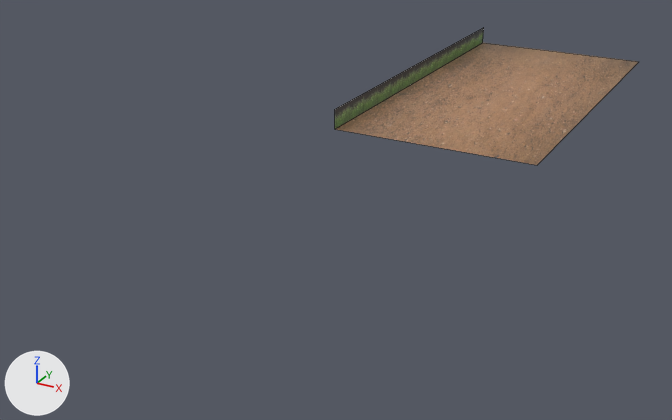
Renders of the Blender file assets/gfx/playfield/map.blend from each side of a commit.
The view is the same before and after, from a camera (50 mm lens) standing at (20.6, -37.2, 14.4) and looking at (1.9, -3.3, -2.6). The lights are fixed; the arrows at lower left show +X, +Y and +Z. Mesh edges are drawn as thin lines.
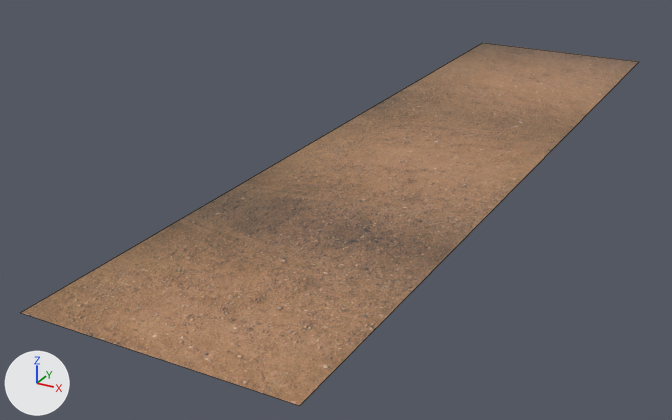
Where the change shows, as pixel boxes [x1, y1, x2, y2] in the pictures (672 x 420 px):
'Plane', surface changed, reshaped (103% wider, 164% taller)
    before: [335, 28, 639, 165]
    after: [21, 43, 639, 406]

The change in detail:
me_plane is used by ob_plane; location (0.0, 0.0, 0.0).
Verts and faces of me_plane; kept vertices keep their numbers, new ones are numbered from 6.
Before the commit, vertices of me_plane: 0 (0.0, 0.0, 0.0) at pixel (334, 129), 1 (10.0, 0.0, 0.0) at pixel (537, 165), 2 (0.0, 20.0, 0.0) at pixel (482, 42), 3 (10.0, 20.0, 0.0) at pixel (639, 61), 4 (0.0, 0.0, 1.0) at pixel (334, 109).
Before the commit, vertices of me_plane: 5 (0.0, 20.0, 1.0) at pixel (483, 27).
me_plane had 6 vertices, 2 faces and spanned x 0.0..10.0, y 0.0..20.0, z 0.0..1.0.
me_plane now has 4 vertices, 1 face and spans x 0.0..10.0, y -20.0..20.0, z 0.0.
Part 1, on me_plane:
Vertices deleted: 0, 1, 4, 5 (with the faces that use them).
New vertex 6 is at (0.0, -20.0, 0.0), pixel (20, 312).
New vertex 7 is at (10.0, -20.0, 0.0), pixel (299, 405).
New faces: (2, 6, 7, 3).
me_plane no longer uses material mat_material_002 (picture img_grass_png).
